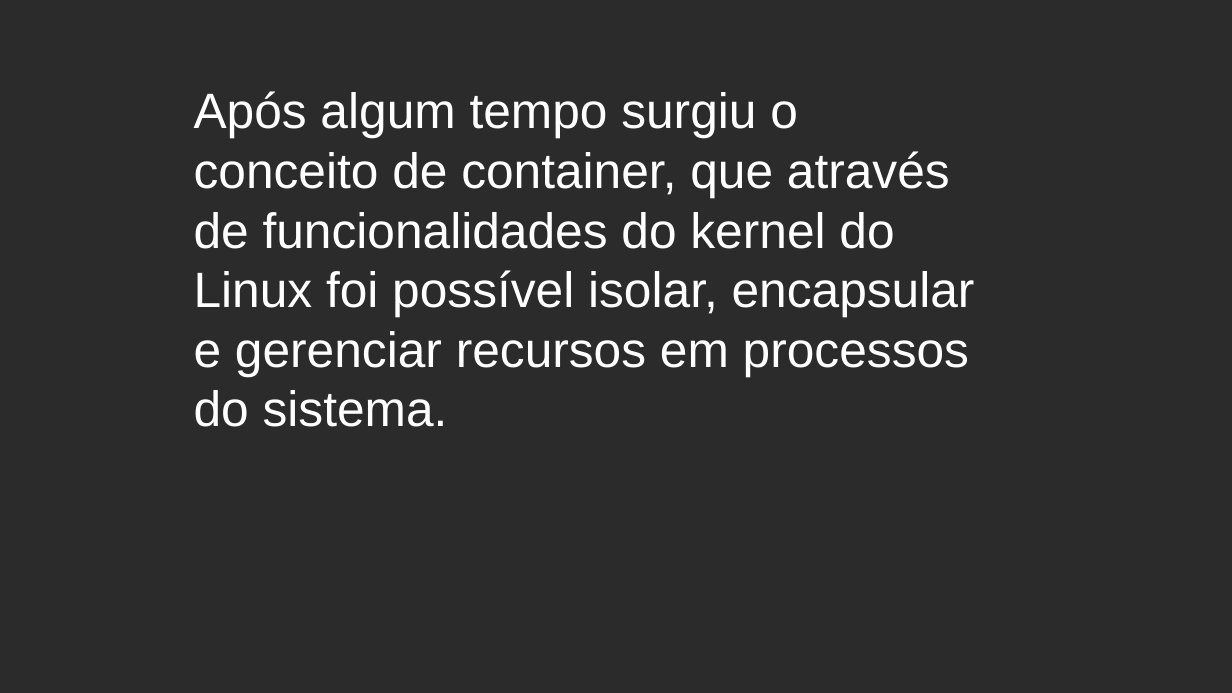
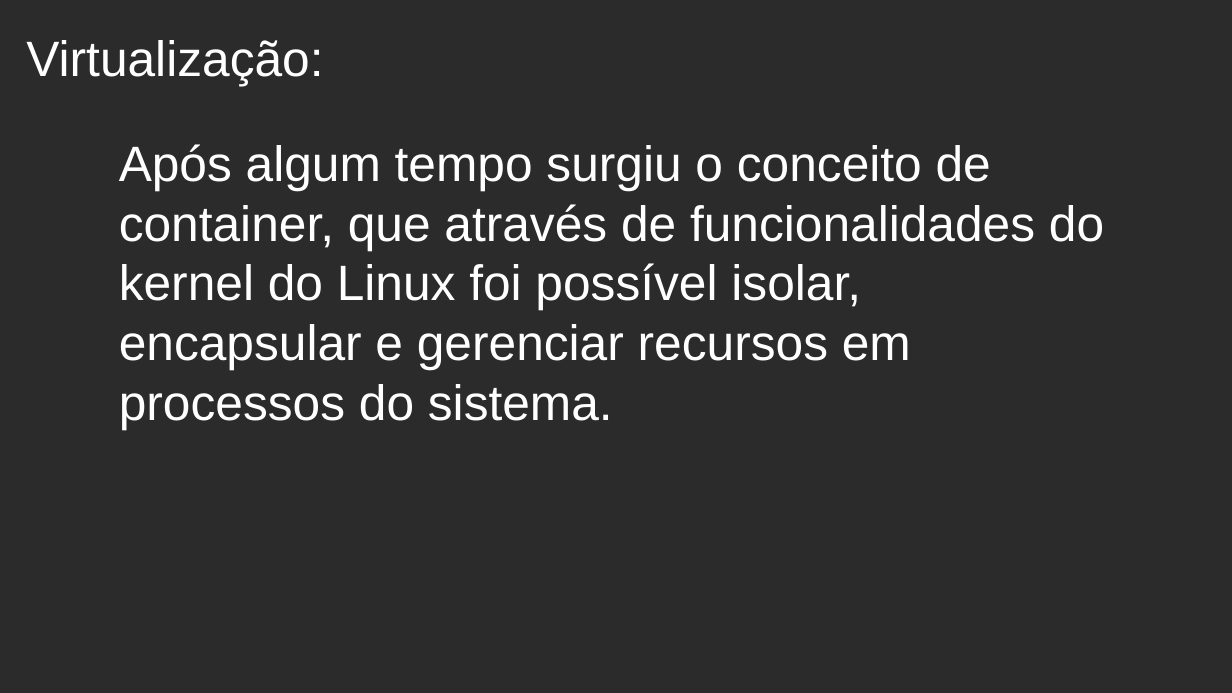
Before and after one commit to celsonery/kubernetes-docs, a slide deck: slide 4 of apresentacao/apresentacao.odp. Drawn at 1232x693 pixels with LibreOffice and Linux fonts; fonts in the diff are those of the drawing; background and template pictures are left out; a plain dark background stands for a picture behind light text. Boxes give left, top, right and bottom in pixels: in the first picture for what was removed or moved away, otherwise in the second. Text is boxed around its words. In the diff, an @@ line names an element or a change of style, - is before the commit and + after.

```diff
--- a/apresentacao/apresentacao.odp
+++ b/apresentacao/apresentacao.odp
@@ text added at box(26, 40, 323, 85), 32 pt, text #FFFFFF @@
+Virtualização:
@@ text "Após algum tempo surgiu o ..." rewrapped from box(194, 91, 975, 376) to box(119, 144, 1104, 429) @@
```
Also in this commit, not shown: 14 other slides changed, 3 slides added, 3 slides removed, 9 other files.
